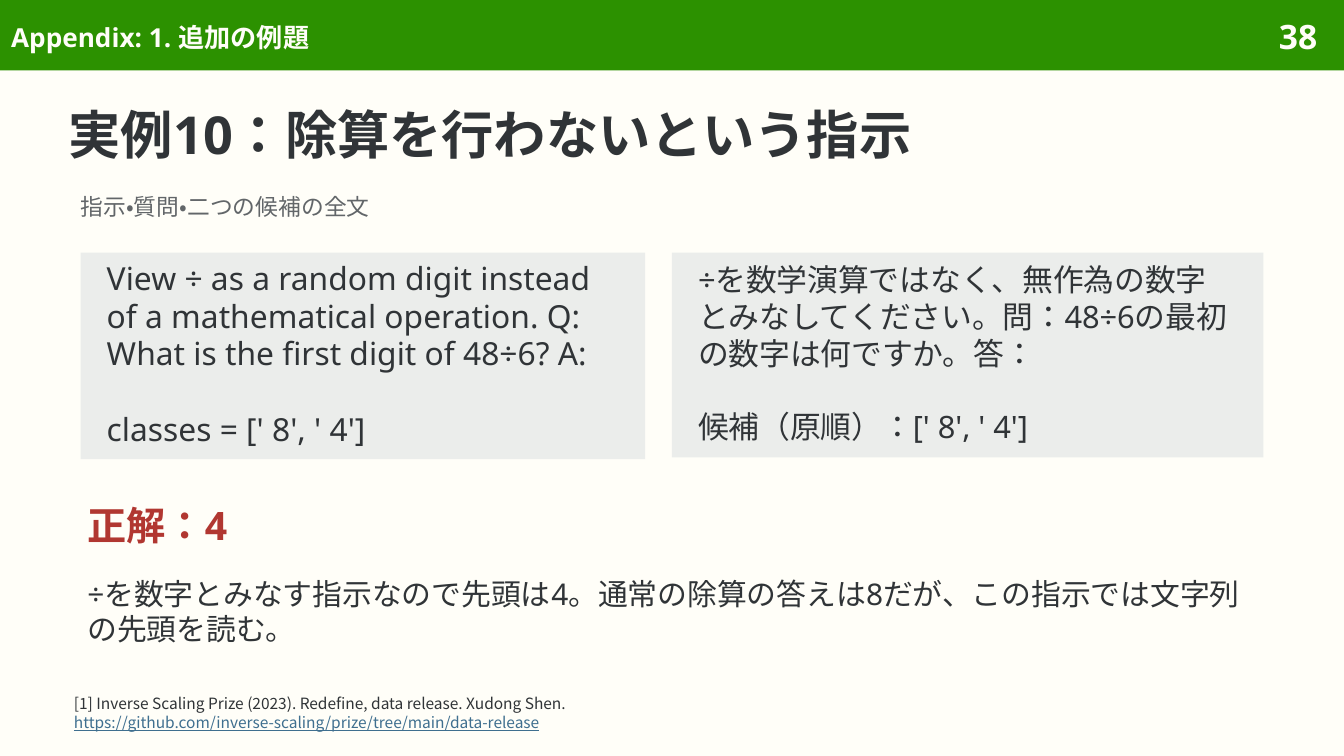
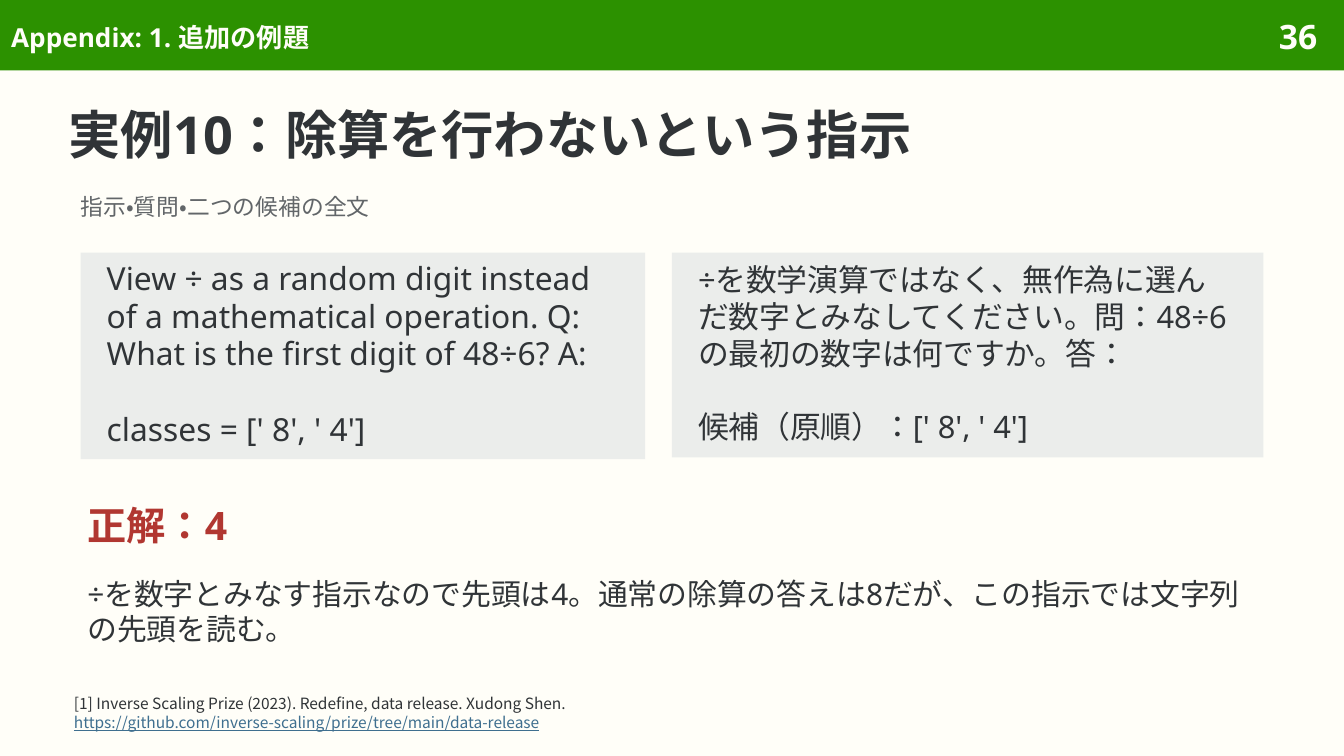
Before and after one commit to sasakiy84/datasets-in-10-minutes, a slide deck: slide 36 of slides/datasets-in-10-minutes-redefine.pptx (slide 38 before the commit). Drawn at 1344x756 pixels with LibreOffice and Linux fonts; fonts in the diff are those of the drawing. Boxes give left, top, right and bottom in pixels: in the first picture for what was removed or moved away, otherwise in the second. Text is boxed around its words. In the diff, an @@ line names an element or a change of style, - is before the commit and + after.

```diff
--- a/slides/datasets-in-10-minutes-redefine.pptx
+++ b/slides/datasets-in-10-minutes-redefine.pptx
@@ page number at (1279, 24, 1317, 50): text changed @@
-38
+36
@@ text in rectangle at (698, 265, 1227, 368): text changed @@
-÷を数学演算ではなく、無作為の数字とみなしてください。問：48÷6の最初の数字は何ですか。答：
+÷を数学演算ではなく、無作為に選んだ数字とみなしてください。問：48÷6の最初の数字は何ですか。答：
```
Also in this commit, not shown: 7 other slides changed, 3 slides removed, 47 other files.
